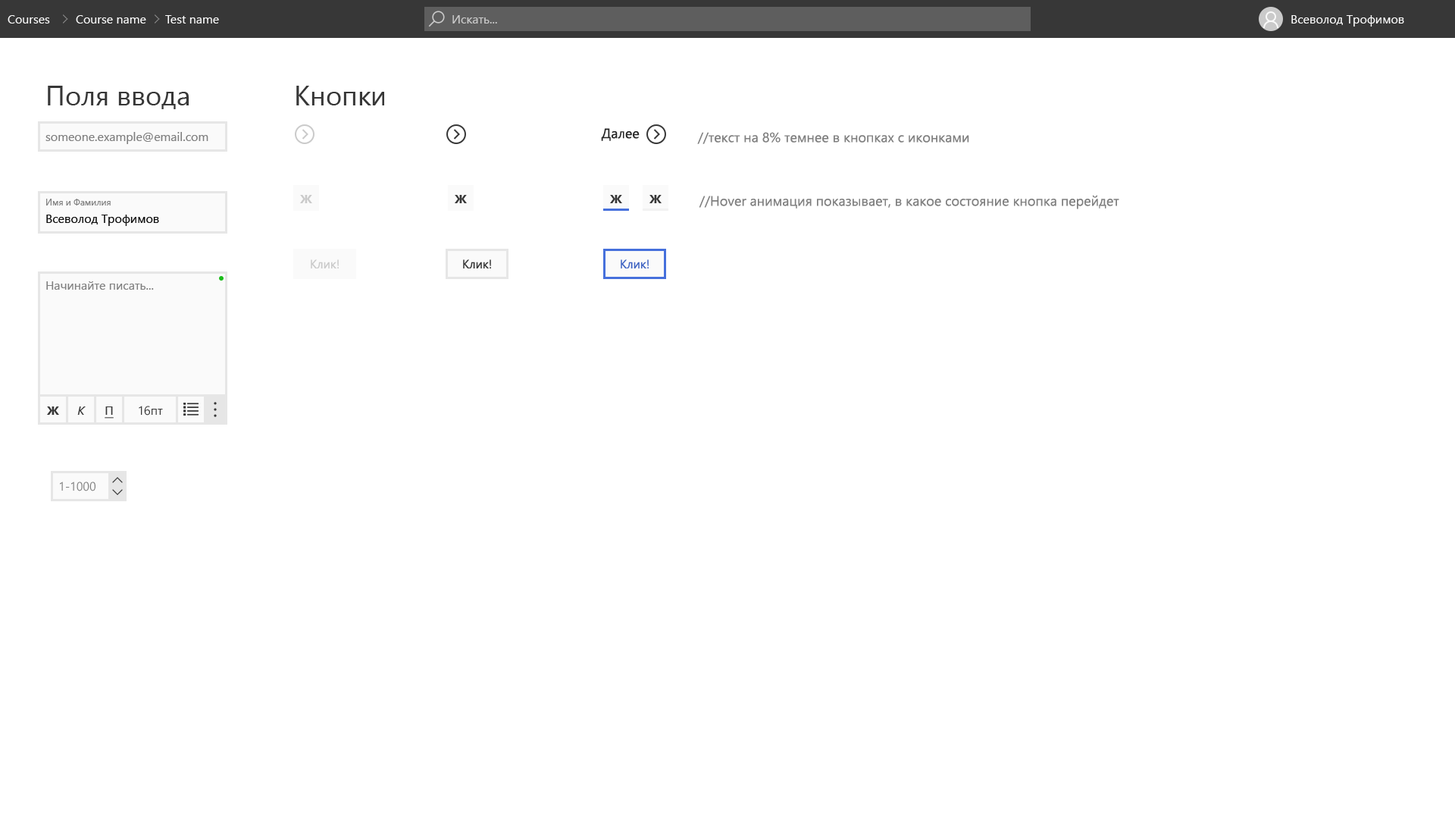
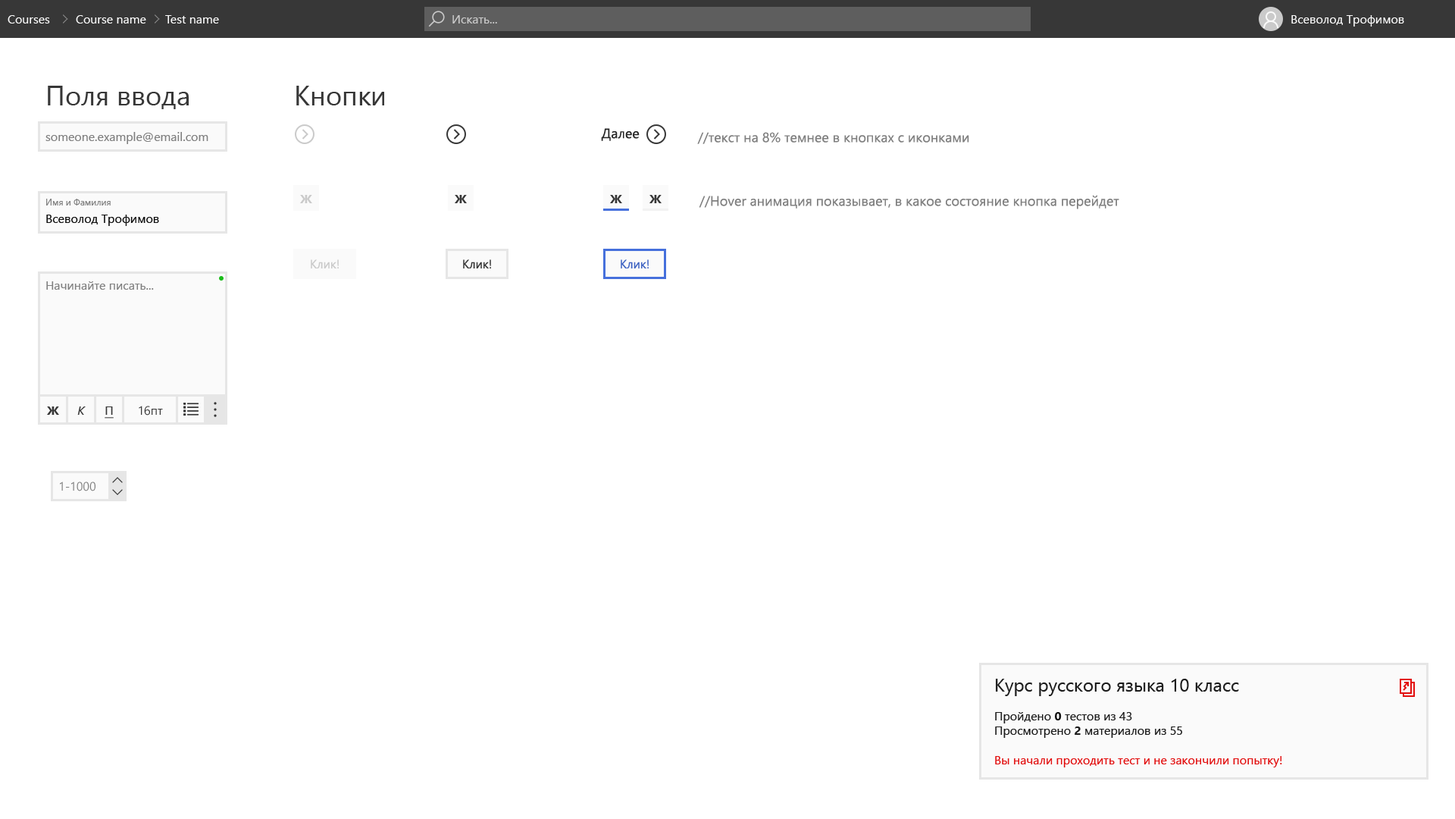
Layers edited between the first and the second 1455px x 819px image:
added group "Course 2" with 3 layers in group "UI elements" over [979, 662, 1429, 780]
added layer "Test in progress" in group "Course 2" over [1399, 678, 1416, 697]
added layer "Курс русского языка 10 класс Пройдено 0 тестов из 43 Просмотре" in group "Course 2" over [995, 678, 1283, 768]
added layer "BG" (1st of 17, in "UI elements" › "Course 2") in group "Course 2" over [979, 662, 1429, 780]
